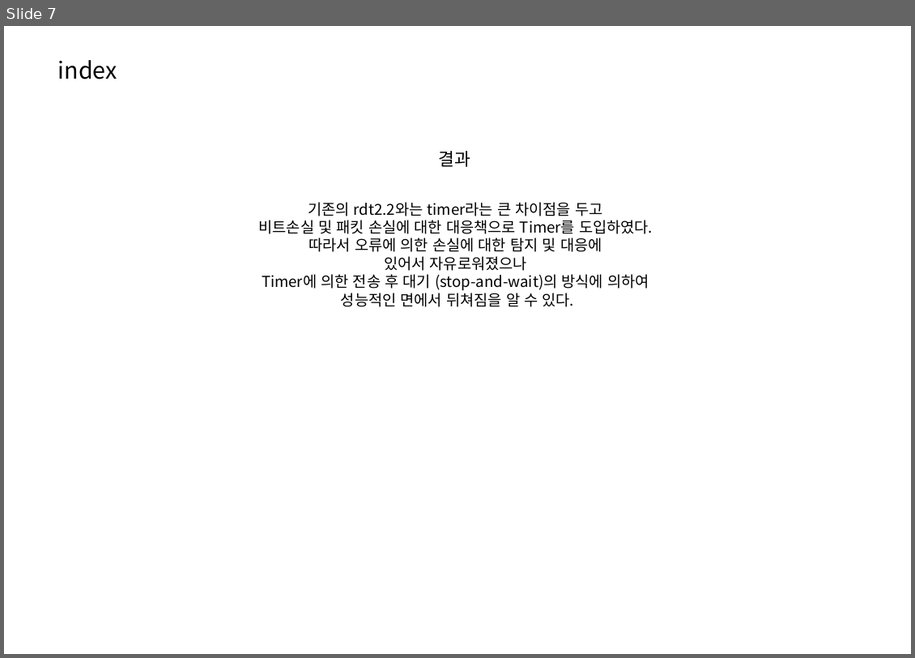
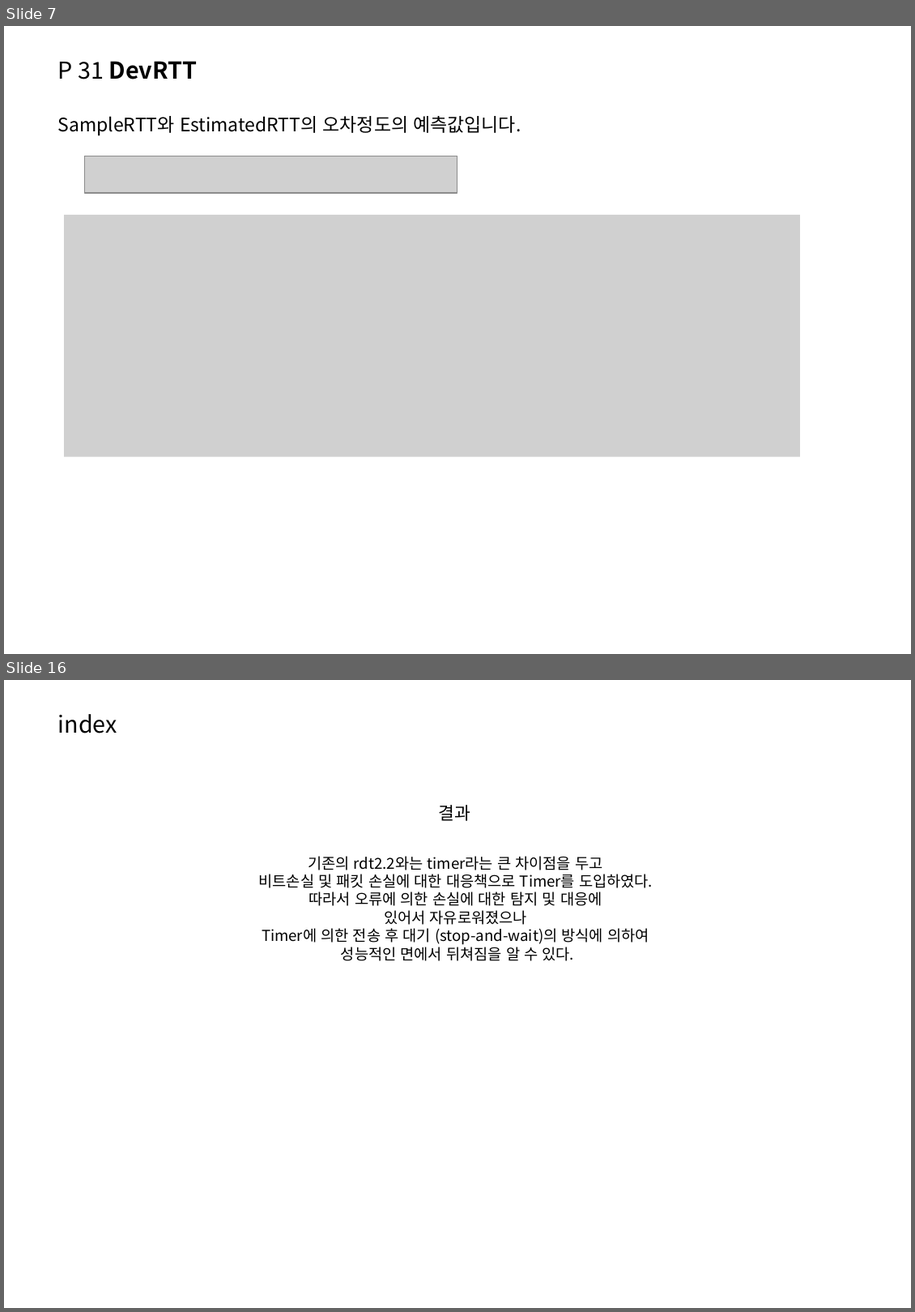
Before and after one commit to ingkoon/2020-s, a slide deck: ComputerNetwork/exc10/20151167 이인재 컴퓨터네트워크 연습문제(P 31, P 27).pptx. Shown one above the other, each under a label of ours: slide 7 before the commit, slides 7 and 16 after it; the slides between them are not shown. The pictures are 915x658 and 915x1312 pixels, drawn with LibreOffice and Linux fonts; fonts in the diff are those of the drawing; grey boxes stand for pictures; background and template pictures are left out. Boxes give left, top, right and bottom in pixels: in the first picture for what was removed or moved away, otherwise in the second. Text is boxed around its words. In the diff, an @@ line names an element or a change of style, - is before the commit and + after.

```diff
--- a/ComputerNetwork/exc10/20151167 이인재 컴퓨터네트워크 연습문제(P 31, P 27).pptx
+++ b/ComputerNetwork/exc10/20151167 이인재 컴퓨터네트워크 연습문제(P 31, P 27).pptx
@@ slide 7 added at <box>4,26,911,654</box>, background picture (left out) @@
@@ text added at <box>58,61,198,79</box>, 20 pt, text #000000, bold @@
+P 31 DevRTT
@@ text added at <box>58,116,522,136</box>, 16 pt, text #000000 @@
+SampleRTT와 EstimatedRTT의 오차정도의 예측값입니다.
@@ picture added at <box>85,156,458,193</box> @@
@@ picture added at <box>64,215,800,457</box> @@
@@ what was slide 7 is now slide 16 @@
```
Also in this commit, not shown: 4 slides changed, 10 other slides added, 2 slides removed, 1 other file.
